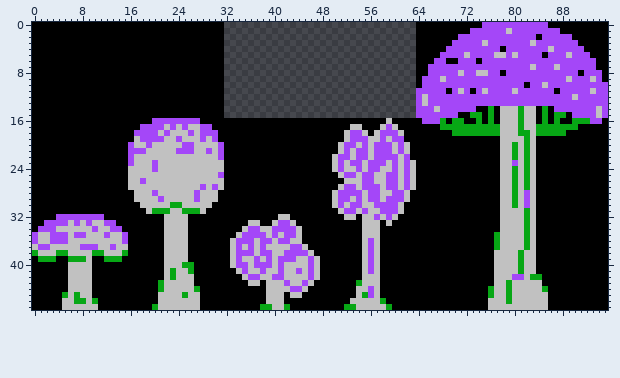
Sprite sheet -- assets/Shrooms.png. Above, as it was before the edit.
The file is 96x48 pixels.
Once edited:
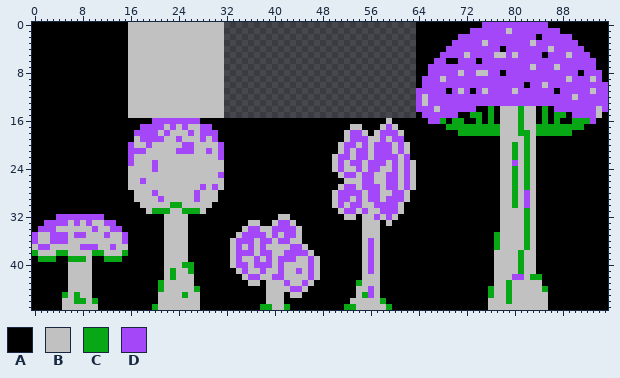
Palette (. is transparent): A #000000  B #c1c1c1  C #07a715  D #a447f8
Change:
y 0..14: x 16..31 AAAAAAAAAAAAAAAA -> BBBBBBBBBBBBBBBB
y 15: x 16..31 AAAAAAAAAAAAAAAA -> BBBBBBBBBBBBBBBB; x 64 D -> A; x 95 D -> A
y 16: x 65 D -> A; x 94 D -> A
y 17: x 68 C -> A; x 91 A -> C
y 18: x 70 C -> A; x 89 A -> C
Boxes around the changes in both pictures, in picture pixels (x1, y1, x2, y2):
changed: (128, 22, 224, 118)
changed: (416, 112, 458, 136)
changed: (566, 112, 608, 136)
